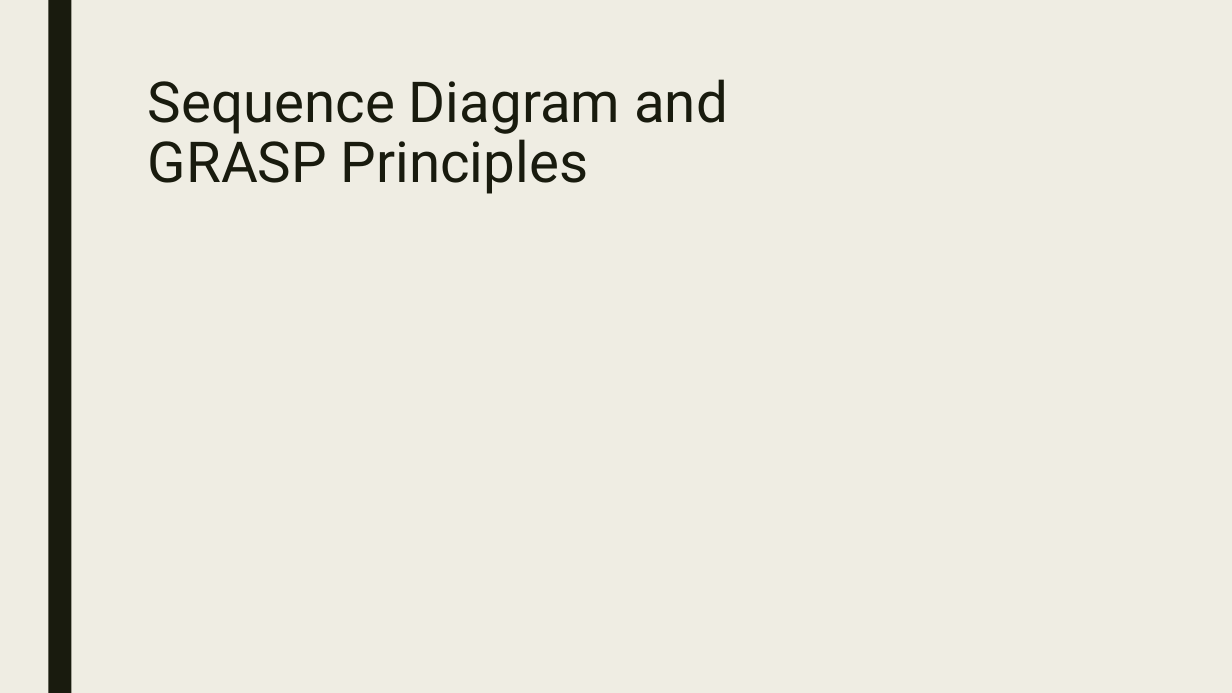
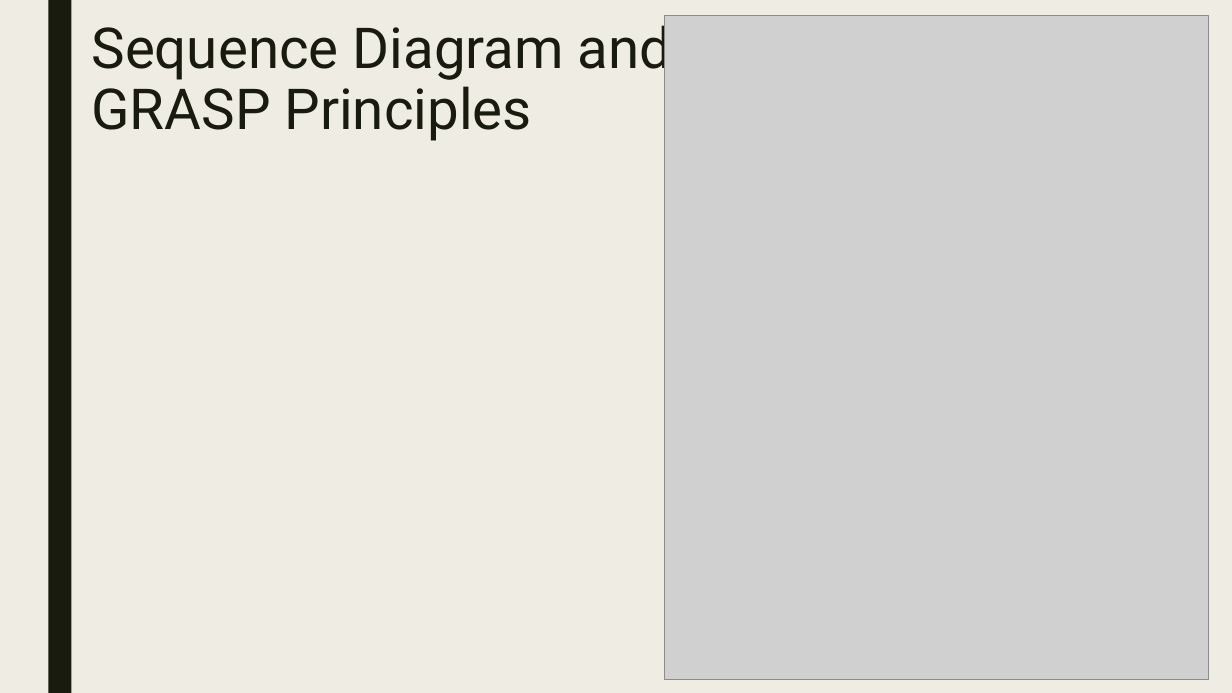
Before and after one commit to hlj1010/HEALTH-CASTLE, a slide deck: slide 10 of Presentation/Software Design Methods Slide.pptx. Drawn at 1232x693 pixels with LibreOffice and Linux fonts; fonts in the diff are those of the drawing; grey boxes stand for pictures. Boxes give left, top, right and bottom in pixels: in the first picture for what was removed or moved away, otherwise in the second. Text is boxed around its words. In the diff, an @@ line names an element or a change of style, - is before the commit and + after.

Commit message:
grasp

```diff
--- a/Presentation/Software Design Methods Slide.pptx
+++ b/Presentation/Software Design Methods Slide.pptx
@@ title "Sequence Diagram and GRASP Principles" rewrapped from (148,79,728,194) to (92,17,672,141) @@
@@ picture added at (665,16,1209,679) @@
```
Also in this commit, not shown: 2 other files.
